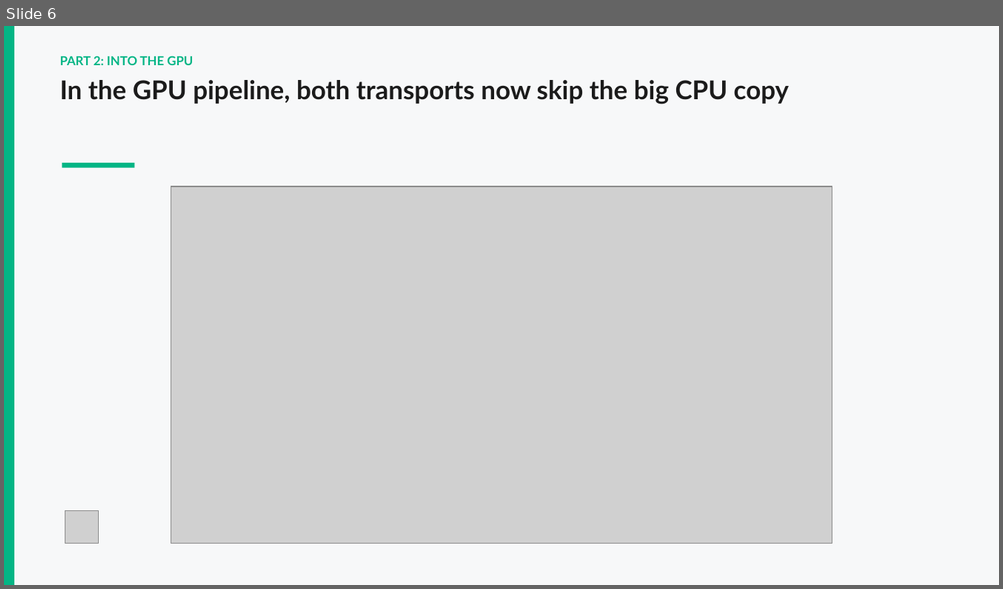
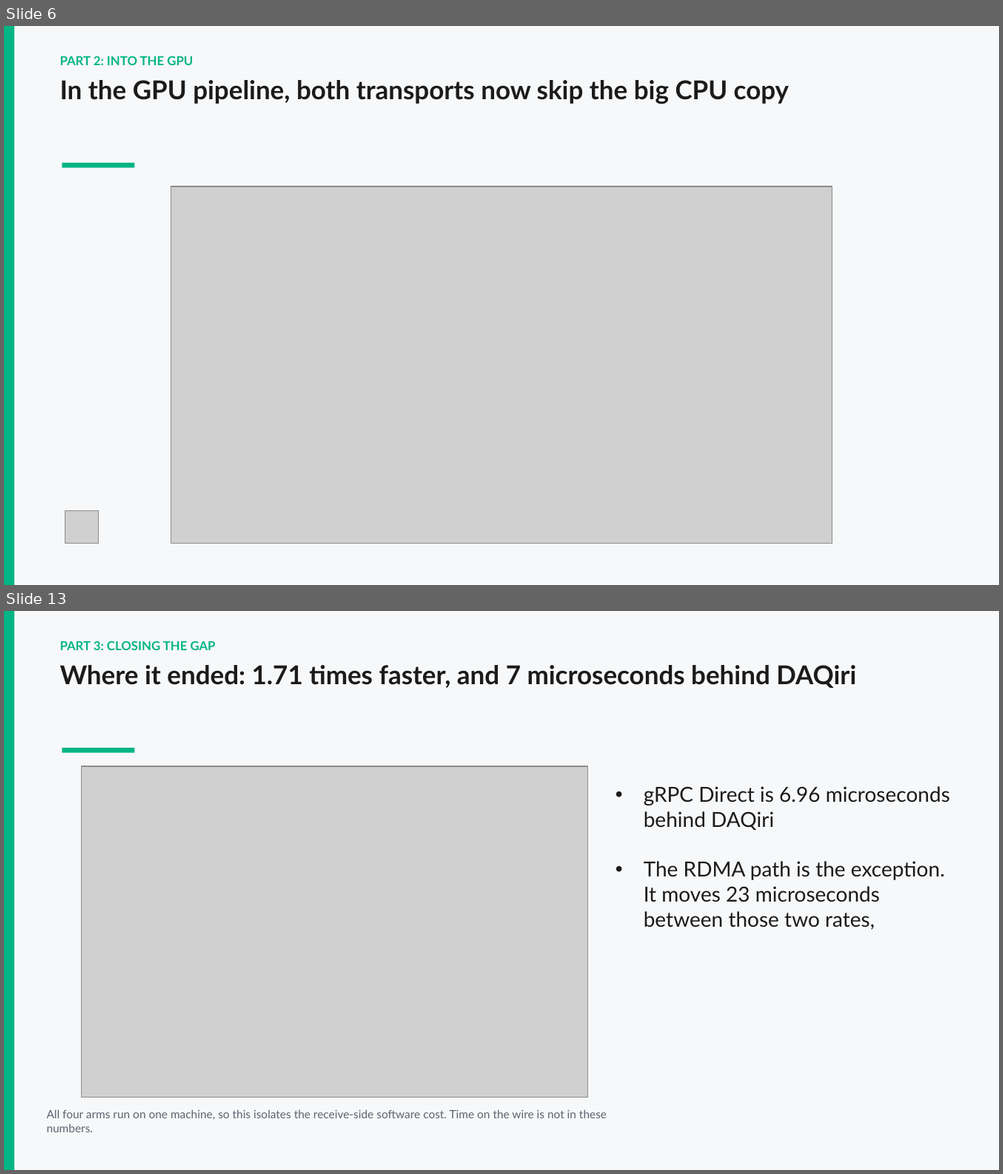
Before and after one commit to dvthomas01/DAQIRI_v_GRPC, a slide deck: presentation/Intern_showcase_Dami.pptx. Shown one above the other, each under a label of ours: slide 6 before the commit, slides 6 and 13 after it; the slides between them are not shown. The pictures are 1003x589 and 1003x1174 pixels, drawn with LibreOffice and Linux fonts; fonts in the diff are those of the drawing; grey boxes stand for pictures. Boxes give left, top, right and bottom in pixels: in the first picture for what was removed or moved away, otherwise in the second. Text is boxed around its words. In the diff, an @@ line names an element or a change of style, - is before the commit and + after.

```diff
--- a/presentation/Intern_showcase_Dami.pptx
+++ b/presentation/Intern_showcase_Dami.pptx
@@ slide 13 added at (4,611,999,1170), background #F7F8F9 @@
@@ rectangle added at (4,611,14,1170), fill #03B585 @@
@@ text added at (60,641,216,650), 12 pt, text #03B585, bold @@
+PART 3: CLOSING THE GAP
@@ text added at (60,665,856,688), 25 pt, text #1B1B1B, bold @@
+Where it ended: 1.71 times faster, and 7 microseconds behind DAQiri
@@ rectangle added at (62,748,134,753), fill #03B585 @@
@@ picture added at (81,766,587,1097) @@
@@ text added at (643,786,950,930), 20 pt, text #1B1B1B @@
+• gRPC Direct is 6.96 microseconds behind DAQiri
+• The RDMA path is the exception. It moves 23 microseconds between those two rates,
@@ text added at (47,1110,606,1133), 11 pt, text #5A6470 @@
+All four arms run on one machine, so this isolates the receive-side software cost. Time on the wire is not in these numbers.
```
Also in this commit, not shown: 6 slides changed, 5 other slides added, 2 slides removed, 7 other files.
